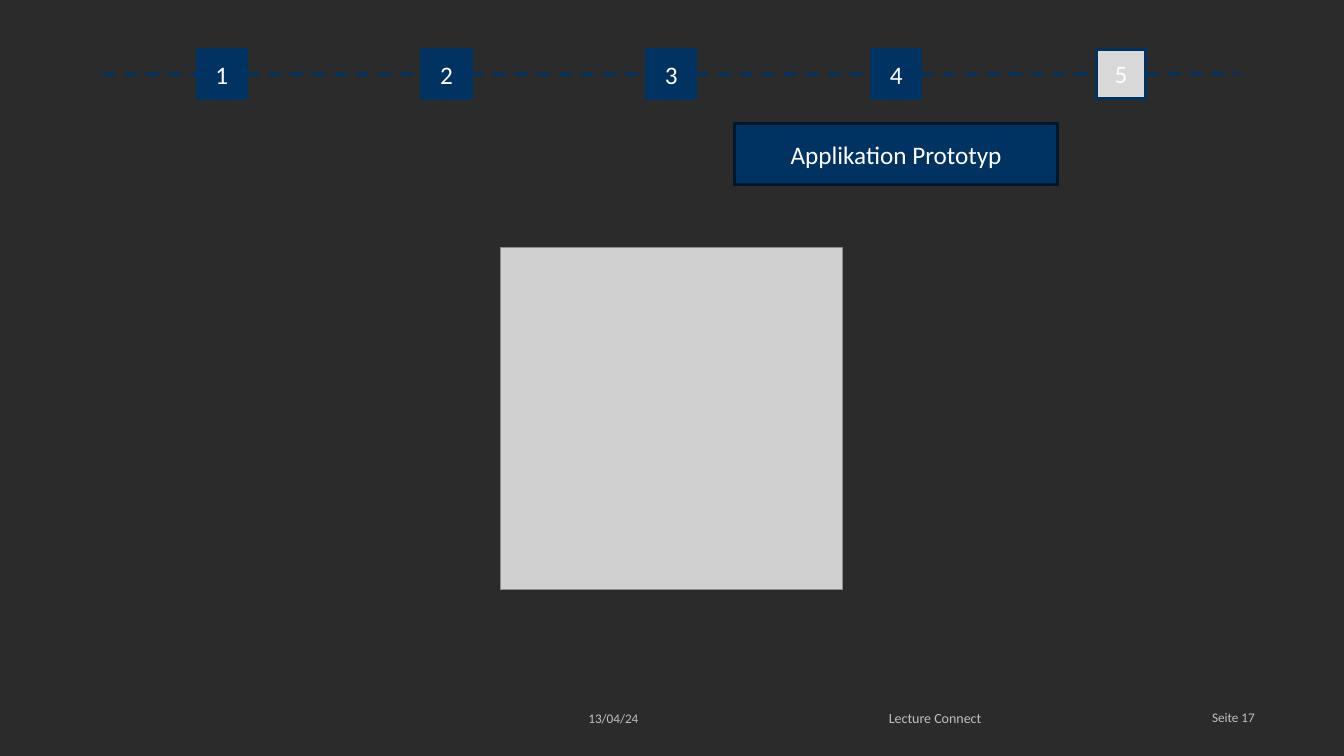
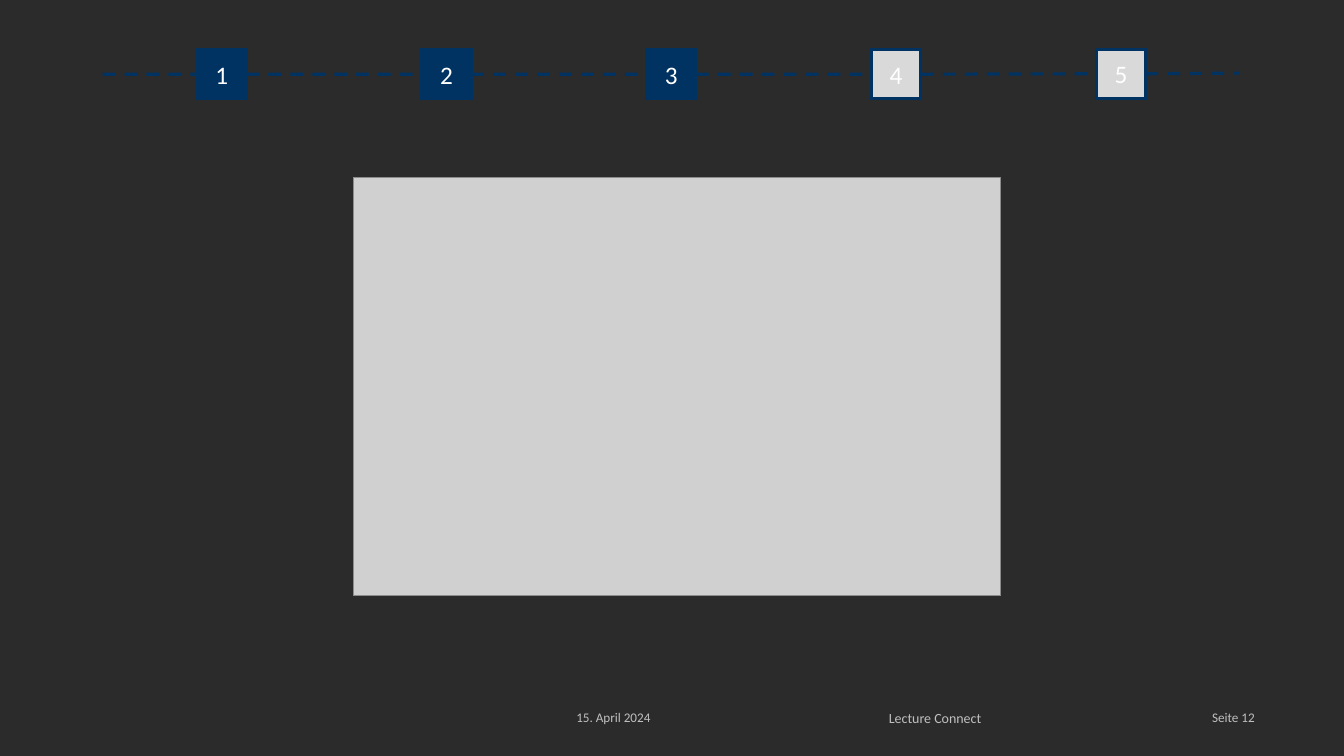
Before and after one commit to Darkuna/Lecture-Connect, a slide deck: slide 12 of Doku/Initiale Präsentation/lecture-connect-initial-fin.pptx (slide 17 before the commit). Drawn at 1344x756 pixels with LibreOffice and Linux fonts; fonts in the diff are those of the drawing; grey boxes stand for pictures; background and template pictures are left out; a plain dark background stands for a picture behind light text. Boxes give left, top, right and bottom in pixels: in the first picture for what was removed or moved away, otherwise in the second. Text is boxed around its words. In the diff, an @@ line names an element or a change of style, - is before the commit and + after.

```diff
--- a/Doku/Initiale Präsentation/lecture-connect-initial-fin.pptx
+++ b/Doku/Initiale Präsentation/lecture-connect-initial-fin.pptx
@@ rectangle "4" at (x1=871, y1=49, x2=921, y2=99): fill #003361 to #D9D9D9 @@
@@ rectangle removed at (x1=735, y1=124, x2=1058, y2=186) @@
-Applikation Prototyp
@@ picture added at (x1=353, y1=177, x2=1001, y2=595) @@
@@ picture removed at (x1=501, y1=248, x2=843, y2=590) @@
@@ text at (x1=576, y1=713, x2=651, y2=724): text changed @@
-13/04/24
+15. April 2024
@@ page number at (x1=1212, y1=713, x2=1254, y2=722): text changed @@
-Seite 17
+Seite 12
```
Also in this commit, not shown: 17 other slides changed, 2 slides added, 1 slide removed, 1 other file.
